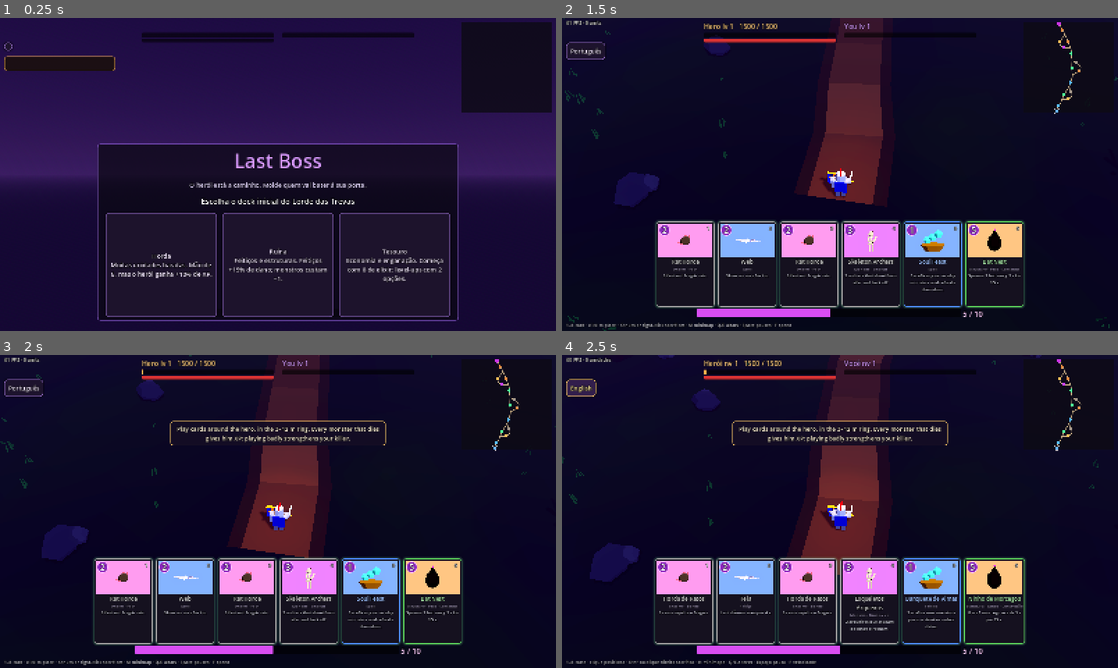
Above: before the commit, frames 1-4 (two rows, left to right).
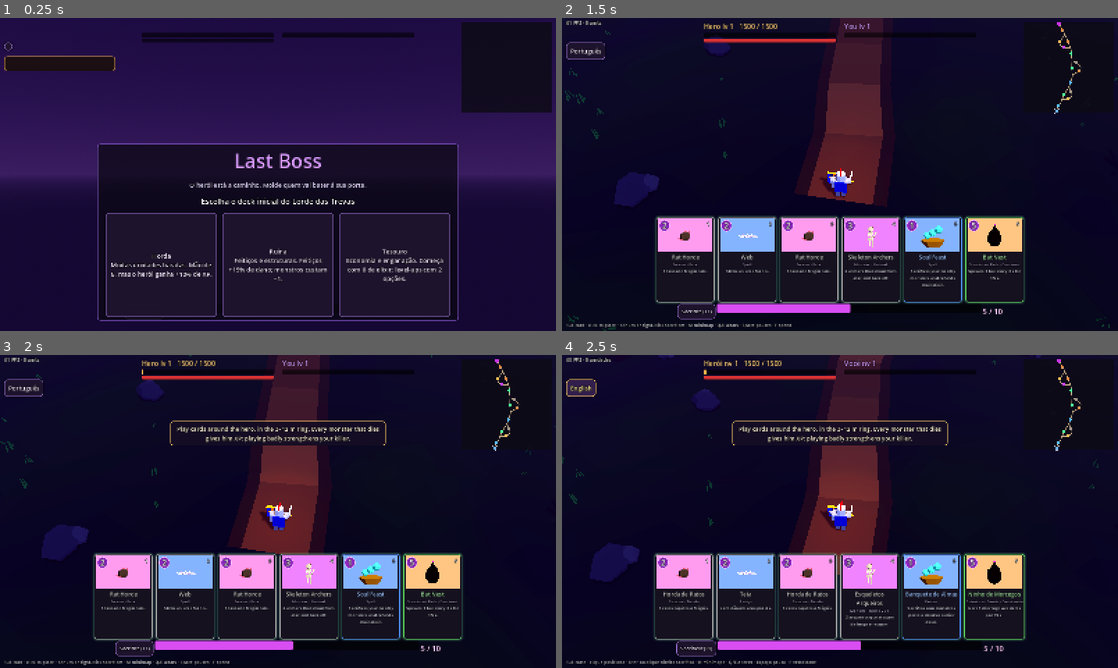
Above: after the commit, the same moments.

Repository: gabriellazycat/LastBoss
Game: Godot game, scene res://game/main.tscn
Two runs of this game, one before a commit and one after it. Both use one fixed random seed, a clock stepped at 60 frames per second and the inputs below.
Inputs (mouse positions are in pixels of both pictures, inside the frame that each line leads up to):
- Up to frame 1 (0.25 s): no input
- Up to frame 2 (1.5 s): click (573, 46) at 0.52 s; click "HORDE Many cheap units. Hand …" at 1.25 s
- Up to frame 3 (2 s): no input
- Up to frame 4 (2.5 s): click "Português" at 2 s

The runs differ from the first frame. In frame 2, 6.9% of the frame differs, in the area x 16-84%, y 63-97%; in frame 3, 6.9%; in frame 4, 7.3%.

Commit message:
Arrastar e soltar cartas, zona de sacrifício, zoom; teste de arrastar; documentação
Co-Authored-By: Claude Opus 5.5 <noreply@anthropic.com>

Diff:
--- a/game/hud.gd
+++ b/game/hud.gd
@@ -8,6 +8,7 @@
 signal deck_chosen(id: String)
 signal restart
 signal minimap_clicked(pos: Vector2)
+signal card_dropped(i: int, screen_pos: Vector2)
 
 const RARITY_COLORS := [Color(0.62, 0.62, 0.62), Color(0.35, 0.8, 0.35), Color(0.3, 0.55, 1.0), Color(0.7, 0.35, 1.0)]
 
@@ -48,6 +49,7 @@
 var hints_seen: Dictionary = {}
 var pause_panel: PanelContainer
 var pause_label: Label
+var sac_zone: Button
 var top_box: HBoxContainer
 var bottom_box: VBoxContainer
 
@@ -188,6 +190,14 @@
 	eb.alignment = BoxContainer.ALIGNMENT_CENTER
 	elixir_bar = _bar(Color(0.85, 0.3, 0.95), 760, 26)
 	elixir_label = _label(22, Color(1, 0.8, 1))
+	sac_zone = Button.new()
+	sac_zone.text = "UI_SACRIFICE"
+	sac_zone.focus_mode = Control.FOCUS_NONE
+	sac_zone.add_theme_font_size_override("font_size", 14)
+	sac_zone.pressed.connect(func():
+		if selected >= 0:
+			card_sacrificed.emit(selected))
+	eb.add_child(sac_zone)
 	eb.add_child(elixir_bar)
 	eb.add_child(elixir_label)
 	bottom.add_child(eb)
@@ -501,11 +511,18 @@
 	v.mouse_filter = Control.MOUSE_FILTER_IGNORE
 	p.add_child(v)
 	p.gui_input.connect(func(e: InputEvent):
-		if e is InputEventMouseButton and e.pressed:
-			if e.button_index == MOUSE_BUTTON_LEFT:
+		if e is InputEventMouseButton:
+			if e.pressed and e.button_index == MOUSE_BUTTON_LEFT:
 				card_pressed.emit(i)
-			elif e.button_index == MOUSE_BUTTON_RIGHT:
-				card_sacrificed.emit(i))
+			elif e.pressed and e.button_index == MOUSE_BUTTON_RIGHT:
+				card_sacrificed.emit(i)
+			elif not e.pressed and e.button_index == MOUSE_BUTTON_LEFT:
+				# Arrastar e soltar: fora da mão = posicionar; sobre o ícone = sacrificar.
+				var gp: Vector2 = p.get_global_transform() * e.position
+				if sac_zone.get_global_rect().has_point(gp):
+					card_sacrificed.emit(i)
+				elif not hand_box.get_global_rect().grow(8).has_point(gp):
+					card_dropped.emit(i, gp))
 	p.mouse_entered.connect(func(): p.set_meta("hover", true))
 	p.mouse_exited.connect(func(): p.set_meta("hover", false))
 	return p
--- a/game/main.gd
+++ b/game/main.gd
@@ -50,6 +50,13 @@
 		_build_menu_scene()
 		hud.show_menu(true))
 	hud.minimap_clicked.connect(_minimap_click)
+	hud.card_dropped.connect(func(i: int, sp: Vector2):
+		if sim and hud.selected == i:
+			var mm := hud.minimap
+			if mm.visible and mm.get_global_rect().has_point(sp):
+				_play_at(mm.to_world(sp - mm.global_position))
+			else:
+				_click_world(sp))
 	if DisplayServer.get_name() != "headless":
 		var art := CardArt.new()
 		add_child(art)
@@ -318,6 +325,40 @@
 	await get_tree().process_frame
 	print("uitest oferta escolhida com tecla 1: ", had_offer and sim.offers.is_empty())
 	ok = ok and had_offer and sim.offers.is_empty()
+	# Arrastar a carta 1 até o mapa.
+	sim.elixir = 10.0
+	await get_tree().process_frame
+	var before := 0
+	for k2 in sim.stats["played"]:
+		before += int(sim.stats["played"][k2])
+	var panel: Control = hud.card_panels[0]
+	var c0 := panel.get_global_rect().get_center()
+	var down := InputEventMouseButton.new()
+	down.button_index = MOUSE_BUTTON_LEFT
+	down.pressed = true
+	down.position = c0
+	down.global_position = c0
+	Input.parse_input_event(down)
+	await get_tree().process_frame
+	var tgt := cam.unproject_position(Vector3(sim.hero.x, 0, sim.hero.y) + Vector3(5, 0, -3))
+	var mv := InputEventMouseMotion.new()
+	mv.position = tgt
+	mv.global_position = tgt
+	mv.button_mask = MOUSE_BUTTON_MASK_LEFT
+	Input.parse_input_event(mv)
+	var up := InputEventMouseButton.new()
+	up.button_index = MOUSE_BUTTON_LEFT
+	up.pressed = false
+	up.position = tgt
+	up.global_position = tgt
+	Input.parse_input_event(up)
+	await get_tree().process_frame
+	await get_tree().process_frame
+	var after := 0
+	for k2 in sim.stats["played"]:
+		after += int(sim.stats["played"][k2])
+	print("uitest arrastar e soltar jogou a carta: ", after == before + 1)
+	ok = ok and after == before + 1
 	print("uitest resultado: ", "OK" if ok else "FALHOU")
 	get_tree().quit(0 if ok else 1)
 
@@ -451,6 +492,10 @@
 				_click_world(e.position)
 		elif e.button_index == MOUSE_BUTTON_RIGHT:
 			hud.selected = -1
+		elif e.button_index == MOUSE_BUTTON_WHEEL_UP:
+			world.zoom = clampf(world.zoom - 2.0, -12.0, 20.0)
+		elif e.button_index == MOUSE_BUTTON_WHEEL_DOWN:
+			world.zoom = clampf(world.zoom + 2.0, -12.0, 20.0)
 	if e is InputEventKey and e.pressed and not e.echo:
 		var kc: int = e.keycode
 		if kc >= KEY_1 and kc <= KEY_9:
--- a/game/world_view.gd
+++ b/game/world_view.gd
@@ -43,6 +43,7 @@
 var altar_nodes: Array = []
 var boss_face: MeshInstance3D
 var cam_pos := Vector3.ZERO
+var zoom := 0.0
 var shake := 0.0
 var bubble: Label3D
 var bubble_t := 0.0
@@ -843,7 +844,7 @@
 	if sim.phase == K.Phase.ARENA:
 		target = target.lerp(Vector3(sim.arena.bx, 0, sim.arena.by), 0.4)
 	cam_pos = cam_pos.lerp(target, clampf(delta * 5.0, 0.0, 1.0))
-	var dist := 26.0 + minf(float(sim.units.count), 300.0) * 0.04
+	var dist := 26.0 + zoom + minf(float(sim.units.count), 300.0) * 0.04
 	if sim.phase == K.Phase.ARENA:
 		dist += 8.0
 	var off := Vector3(0, dist * 0.8, dist * 0.6)
Not shown, changed: PROGRESSO.md
